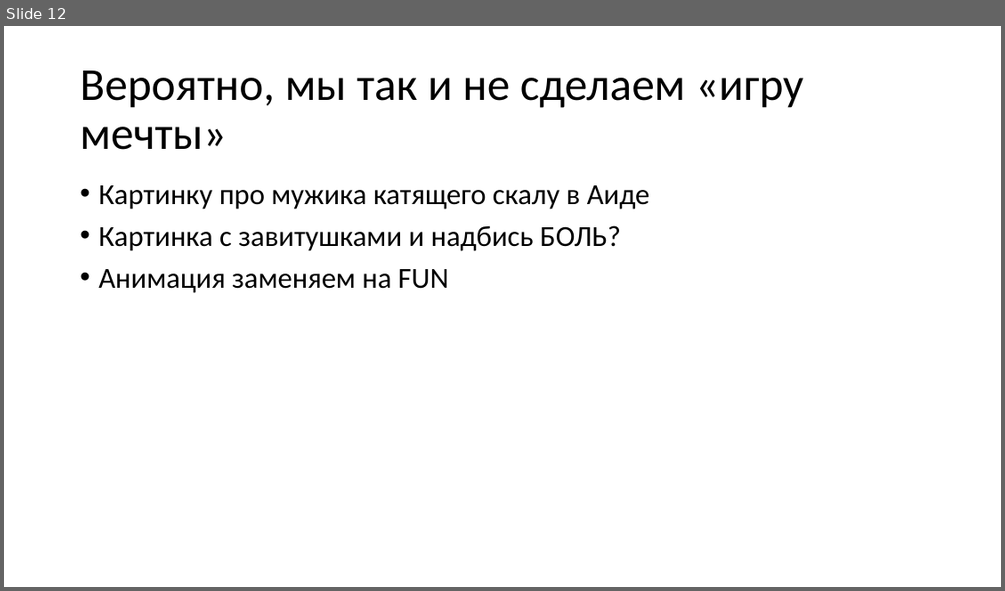
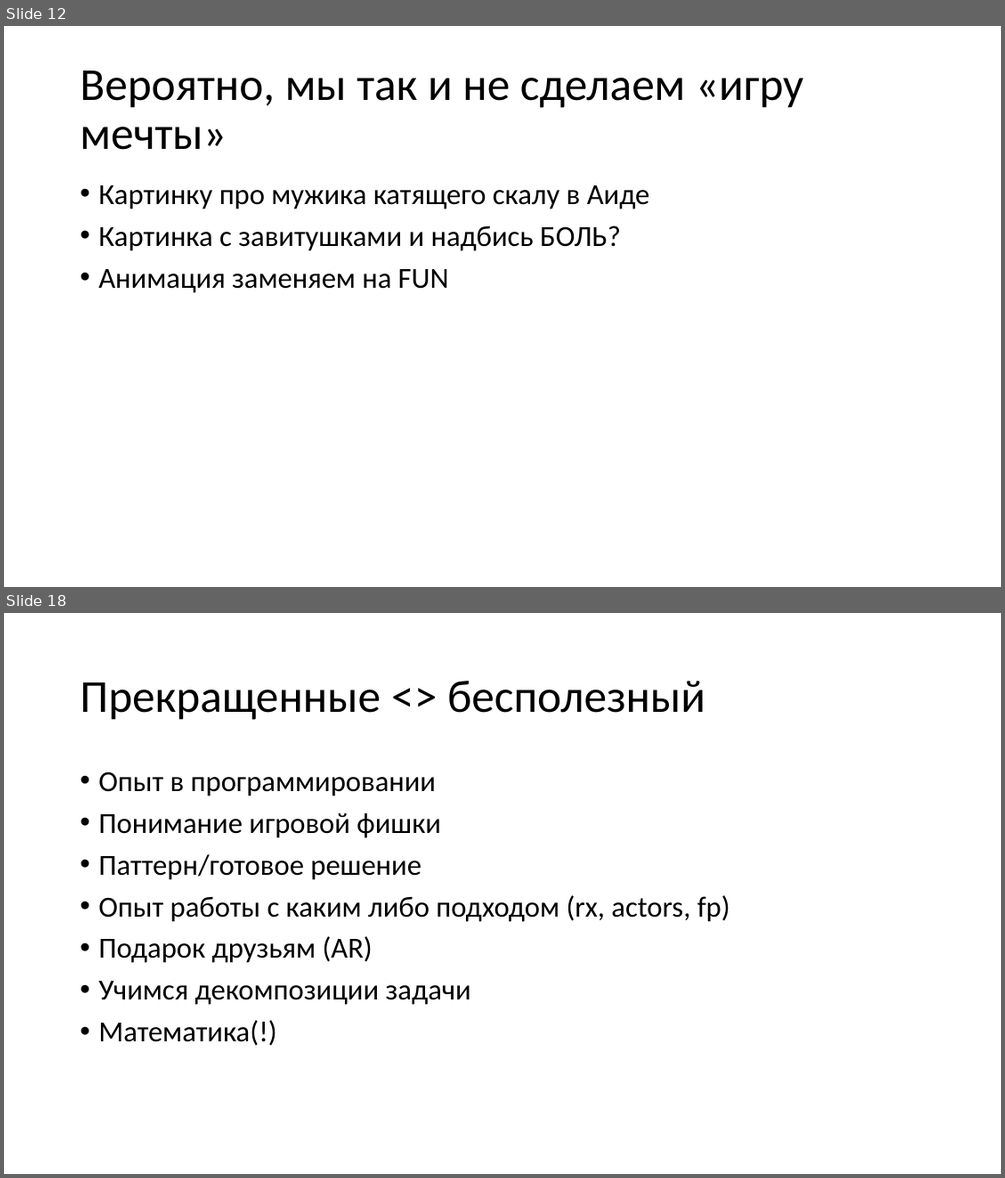
Before and after one commit to kugushev/presentations, a slide deck: 2020_GameDev-As-Hobby/Presentation.pptx. Shown one above the other, each under a label of ours: slide 12 before the commit, slides 12 and 18 after it; the slides between them are not shown. The pictures are 1005x591 and 1005x1178 pixels, drawn with LibreOffice and Linux fonts; fonts in the diff are those of the drawing. Boxes give left, top, right and bottom in pixels: in the first picture for what was removed or moved away, otherwise in the second. Text is boxed around its words. In the diff, an @@ line names an element or a change of style, - is before the commit and + after.

```diff
--- a/2020_GameDev-As-Hobby/Presentation.pptx
+++ b/2020_GameDev-As-Hobby/Presentation.pptx
@@ slide 18 added at bbox=[4, 613, 1001, 1174], background #FFFFFF @@
@@ title added at bbox=[80, 681, 705, 720], 44 pt, text #000000 @@
+Прекращенные <> бесполезный
@@ text added at bbox=[98, 771, 730, 1046], 28 pt, text #000000 @@
+• Опыт в программировании
+• Понимание игровой фишки
+• Паттерн/готовое решение
+• Опыт работы с каким либо подходом (rx, actors, fp)
+• Подарок друзьям (AR)
+• Учимся декомпозиции задачи
+• Математика(!)
```
Also in this commit, not shown: 1 slide changed, 7 other slides added.
